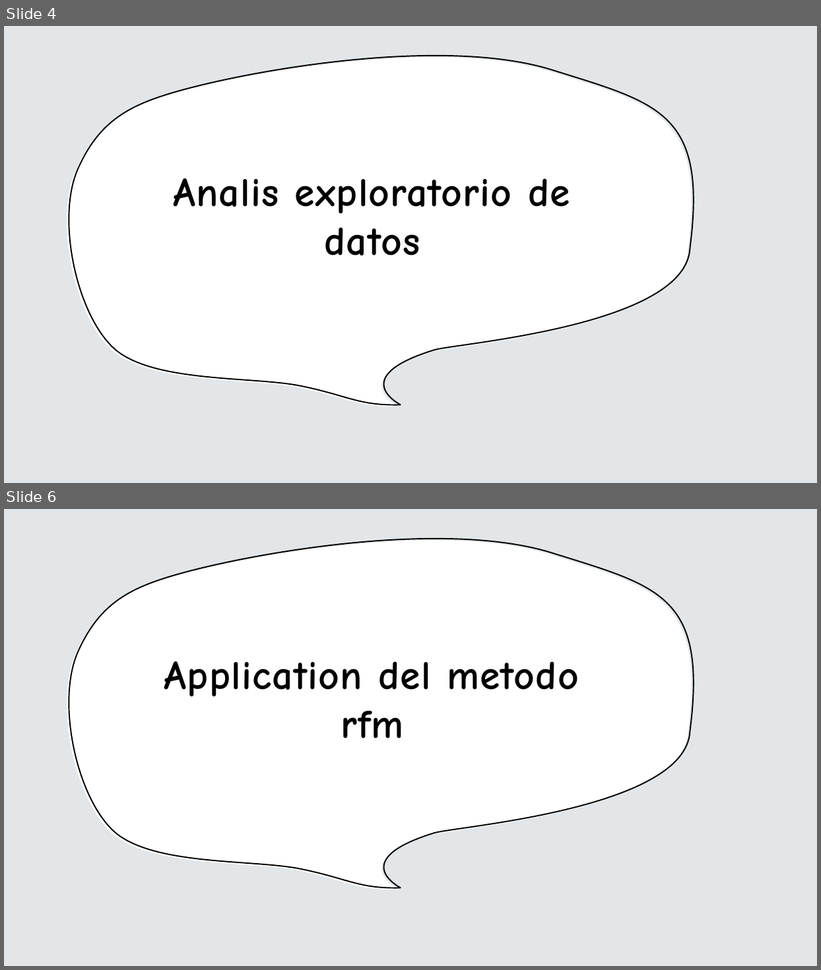
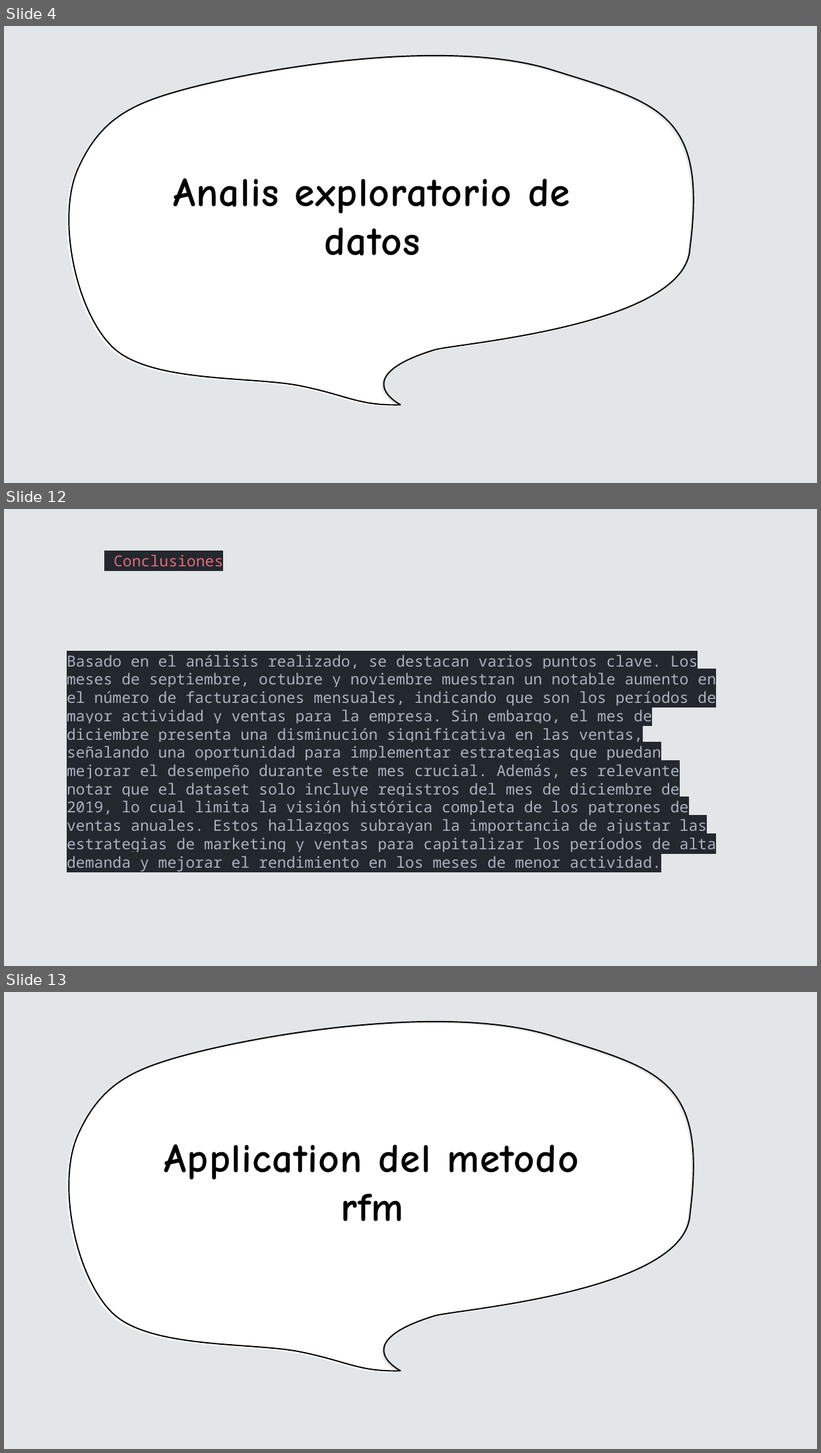
Before and after one commit to kelvin-lab/Customer-Segmentation-CLTV-Retail, a slide deck: Data/static/Esqueleto.pptx. Shown one above the other, each under a label of ours: slides 4 and 6 before the commit, slides 4, 12 and 13 after it; the slides between them are not shown. The pictures are 821x970 and 821x1453 pixels, drawn with LibreOffice and Linux fonts; fonts in the diff are those of the drawing. Boxes give left, top, right and bottom in pixels: in the first picture for what was removed or moved away, otherwise in the second. Text is boxed around its words. In the diff, an @@ line names an element or a change of style, - is before the commit and + after.

```diff
--- a/Data/static/Esqueleto.pptx
+++ b/Data/static/Esqueleto.pptx
@@ slide 12 added at (4, 509, 817, 966), background #E2E6E8 @@
@@ text added at (114, 555, 223, 566), 18 pt, text #E06C75 @@
+Conclusiones
@@ text added at (67, 653, 716, 871), 18 pt, text #ABB2BF @@
+Basado en el análisis realizado, se destacan varios puntos clave. Los meses de septiembre, octubre y noviembre muestran un notable aumento en el número de facturaciones mensuales, indicando que son los períodos de mayor actividad y ventas para la empresa. Sin embargo, el mes de diciembre presenta una disminución significativa en las ventas, señalando una oportunidad para implementar estrategias que puedan mejorar el desempeño durante este mes crucial. Además, es relevante notar que el dataset solo incluye registros del mes de diciembre de 2019, lo cual limita la visión histórica completa de los patrones de ventas anuales. Estos hallazgos subrayan la importancia de ajustar las estrategias de marketing y ventas para capitalizar los períodos de alta demanda y mejorar el rendimiento en los meses de menor actividad.
@@ what was slide 6 is now slide 13 @@
```
Also in this commit, not shown: 1 slide changed, 10 other slides added, 3 slides removed, 1 other file.
